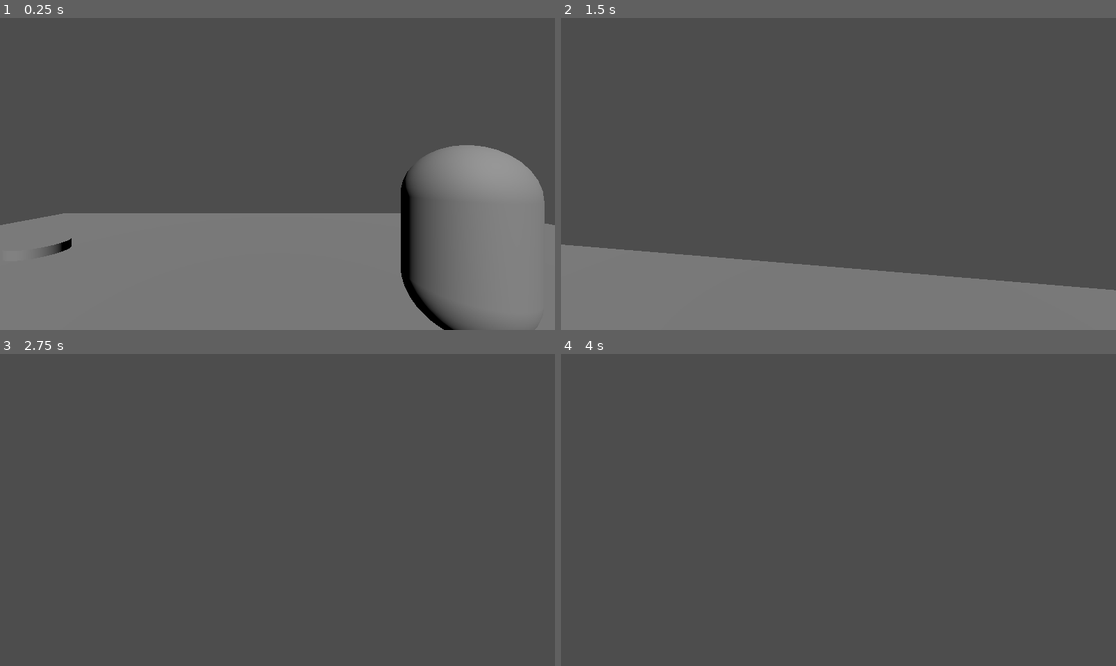
Above: before the commit, frames 1-4 (two rows, left to right).
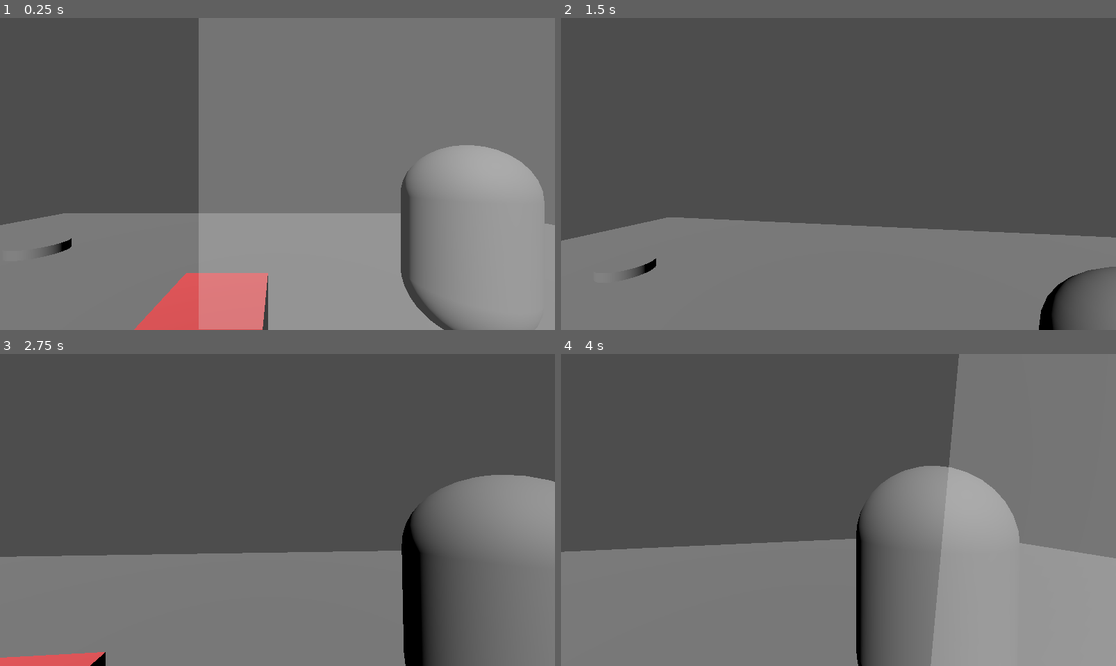
Above: after the commit, the same moments.

Repository: ThreeCoffees/HackYeah2025
Game: Godot game, scene res://test_scenes/leon_test_scene.tscn
Same seed, same stepped clock (60 frames per second), same inputs: the game is played once before the commit and once after it. This scene is started directly instead of the project's main scene.
Inputs (mouse positions are in pixels of both pictures, inside the frame that each line leads up to):
- Up to frame 1 (0.25 s): no input
- Up to frame 2 (1.5 s): move the mouse to (866, 174) at 0.52 s; hold W (move_forward) from 0.53 s (still down); click (866, 174) at 0.6 s; tap Space (jump) at 0.77 s; move the mouse to (810, 174) at 1.27 s; click (810, 174) at 1.35 s
- Up to frame 3 (2.75 s): keep holding W (move_forward); tap Space (jump) at 1.52 s; move the mouse to (288, 503) at 2.02 s; click (288, 503) at 2.1 s
- Up to frame 4 (4 s): keep holding W (move_forward); tap Enter at 2.75 s; move the mouse to (832, 516) at 2.77 s; click (832, 516) at 2.85 s; tap Space (jump) at 3.02, 3.77 s; move the mouse to (877, 513) at 3.52 s; click (877, 513) at 3.6 s

The runs differ from the first frame. In frame 1, 64% of the frame differs, in the area x 24-100%, y 0-100%; in frame 2, 14%; in frame 3, 38%; in frame 4, 57%.

Commit message:
add pick-through walls

Diff:
--- a/test_scenes/leon_test_scene.tscn
+++ b/test_scenes/leon_test_scene.tscn
@@ -1,15 +1,28 @@
-[gd_scene load_steps=7 format=3 uid="uid://b8bq1fncgd3gn"]
+[gd_scene load_steps=11 format=3 uid="uid://b8bq1fncgd3gn"]
 
 [ext_resource type="PackedScene" uid="uid://dsbnm1yue8ama" path="res://player/player_camera.tscn" id="2_pv81j"]
 [ext_resource type="PackedScene" uid="uid://bto115mhdyubd" path="res://characters/flying_character.tscn" id="3_uagcx"]
 [ext_resource type="PackedScene" uid="uid://dwilk1ike3iry" path="res://characters/walking_character_small.tscn" id="4_nl7uf"]
 [ext_resource type="PackedScene" uid="uid://diiwa5d43dean" path="res://characters/walking_character.tscn" id="5_txxle"]
 
-[sub_resource type="BoxMesh" id="BoxMesh_moyko"]
+[sub_resource type="BoxMesh" id="BoxMesh_nl7uf"]
 size = Vector3(20, 1, 20)
 
 [sub_resource type="BoxShape3D" id="BoxShape3D_rw8bm"]
 size = Vector3(20, 1, 20)
+
+[sub_resource type="BoxMesh" id="BoxMesh_moyko"]
+
+[sub_resource type="StandardMaterial3D" id="StandardMaterial3D_nl7uf"]
+albedo_color = Color(1, 0.3647059, 0.38039216, 1)
+
+[sub_resource type="BoxMesh" id="BoxMesh_txxle"]
+size = Vector3(20, 0.8, 20)
+
+[sub_resource type="StandardMaterial3D" id="StandardMaterial3D_txxle"]
+transparency = 1
+albedo_color = Color(1, 1, 1, 0.2627451)
+emission = Color(1, 1, 1, 1)
 
 [node name="leon_test_scene" type="Node3D"]
 
@@ -33,8 +46,7 @@
 
 [node name="WalkingCharacterSmall" parent="." instance=ExtResource("4_nl7uf")]
 transform = Transform3D(1, 0, 0, 0, 1, 0, 0, 0, 1, -5.3089113, 0, -5.06216)
-collision_layer = 7
-collision_mask = 3
+metadata/_custom_type_script = "uid://ba7rvi6gf7o0r"
 
 [node name="WalkingCharacterv2" parent="." instance=ExtResource("5_txxle")]
 transform = Transform3D(1, 0, 0, 0, 1, 0, 0, 0, 1, -4.377982, -0.29660892, -0.03684306)
@@ -46,3 +58,38 @@
 
 [node name="WalkingCharacter2" parent="." instance=ExtResource("5_txxle")]
 transform = Transform3D(1, 0, 0, 0, 1, 0, 0, 0, 1, 1.7881638, 0.008633852, -2.5161672)
+
+[node name="transparentwall" type="StaticBody3D" parent="."]
+transform = Transform3D(0.5, 0, 0, 0, -2.1855694e-08, -0.5, 0, 0.5, -2.1855694e-08, 4.692146, 5.4899406, -1.5187786)
+collision_mask = 0
+
+[node name="CollisionShape3D" type="CollisionShape3D" parent="transparentwall"]
+shape = SubResource("BoxShape3D_rw8bm")
+
+[node name="MeshInstance3D" type="MeshInstance3D" parent="transparentwall"]
+transform = Transform3D(1, 0, 0, 0, 1, 0, 0, 0, 1, -10, -4.7683716e-07, -10)
+mesh = SubResource("BoxMesh_moyko")
+surface_material_override/0 = SubResource("StandardMaterial3D_nl7uf")
+
+[node name="MeshInstance3D2" type="MeshInstance3D" parent="transparentwall"]
+transform = Transform3D(1, 0, 0, 0, 1, 0, 0, 0, 1, 10.000001, -2.3841858e-07, -10)
+mesh = SubResource("BoxMesh_moyko")
+skeleton = NodePath("../MeshInstance3D")
+surface_material_override/0 = SubResource("StandardMaterial3D_nl7uf")
+
+[node name="MeshInstance3D3" type="MeshInstance3D" parent="transparentwall"]
+transform = Transform3D(1, 0, 0, 0, 1, 0, 0, 0, 1, 10.000001, 9.536743e-07, 10)
+mesh = SubResource("BoxMesh_moyko")
+skeleton = NodePath("../MeshInstance3D2")
+surface_material_override/0 = SubResource("StandardMaterial3D_nl7uf")
+
+[node name="MeshInstance3D4" type="MeshInstance3D" parent="transparentwall"]
+transform = Transform3D(1, 0, 0, 0, 1, 0, 0, 0, 1, -9.999999, 9.536743e-07, 10)
+mesh = SubResource("BoxMesh_moyko")
+skeleton = NodePath("../MeshInstance3D3")
+surface_material_override/0 = SubResource("StandardMaterial3D_nl7uf")
+
+[node name="MeshInstance3D5" type="MeshInstance3D" parent="transparentwall"]
+mesh = SubResource("BoxMesh_txxle")
+skeleton = NodePath("../..")
+surface_material_override/0 = SubResource("StandardMaterial3D_txxle")
Not shown: 1 places in test_scenes/leon_test_scene.tscn that only renumber resources
